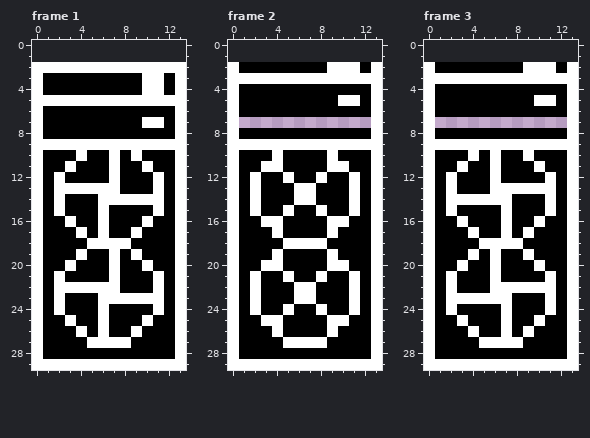
Pixel-art file, stored at assets/images/misc/pc_desktop.ase. The first picture shows the starting point.
14x28 pixels, 3 frames. Shown: frame 1, frame 2, frame 3. The old version is drawn lined up with the new one, on the new canvas.
And afterwards:
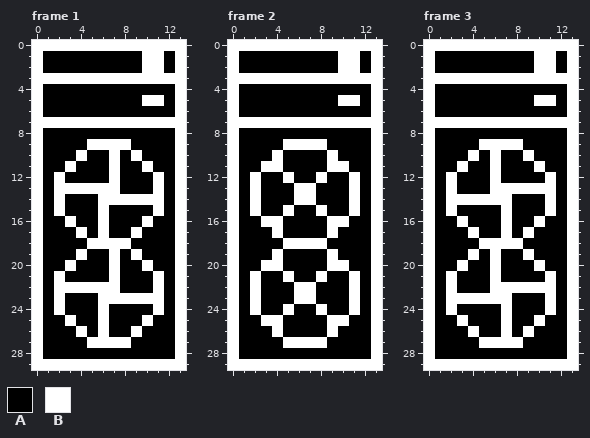
Palette (. is transparent): A #000000  B #ffffff
From old to new:
canvas 14x28 -> 14x30, the old top-left corner now at 0,2
Changed rows in their new state; - is an unchanged pixel.
Frame 1:
first column x 0:
 0 BBBBBBBBBBBBBB
 1 BAAAAAAAAABBAB
 2 -AAAAAAAAA--A-
 3 -BBBBBBBBB--B-
 4 ----------AA--
 5 -AAAAAAAAA--A-
 7 -BBBBBBBBB--B-
 9 -AAAA----AAAA-
Frame 2:
first column x 0:
 0 BBBBBBBBBBBBBB
 1 BAAAAAAAAABBAB
 2 ---------A----
first column x 1:
 7 BBBBBBBBBBBB
 9 AAAA----AAAA
Frame 3: the same change as frame 2
Boxes around the changes in both pictures, in picture pixels (x1, y1, x2, y2):
changed: (32, 40, 186, 150)
changed: (228, 40, 382, 73)
changed: (239, 117, 371, 150)
changed: (424, 40, 578, 73)
changed: (435, 117, 567, 150)
